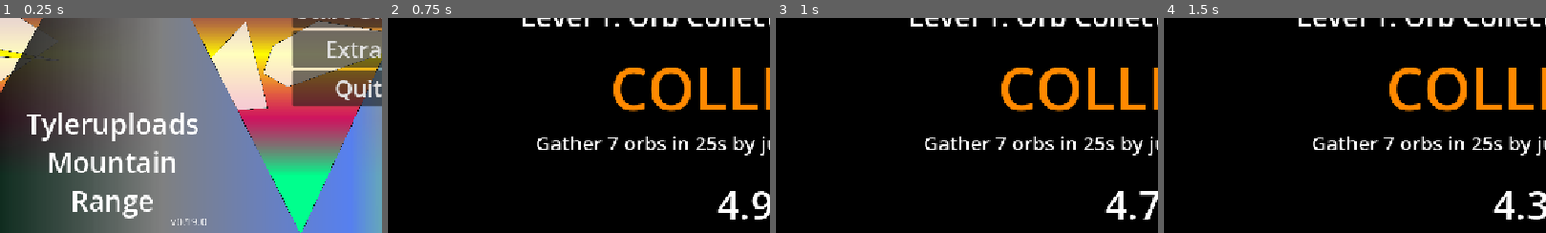
Above: before the commit, frames 1-4 (left to right).
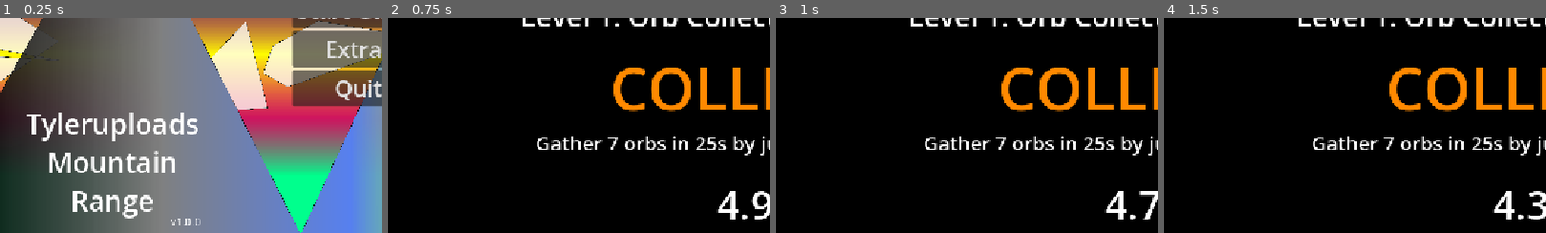
Above: after the commit, the same moments.

Repository: tyleruploads/code-ware
Game: Godot game, scene res://Scenes/other/title_screen.tscn
Two runs of this game, one before a commit and one after it. Both use one fixed random seed, a clock stepped at 60 frames per second and the inputs below.
Inputs (mouse positions are % of the whole screen's width and height, from its top left):
- Up to frame 1 (0.25 s): no input
- Up to frame 2 (0.75 s): click "Start Game" at 0.5 s
- Up to frame 3 (1 s): no input
- Up to frame 4 (1.5 s): tap Enter (ui_accept) at 1.25 s; move the mouse to (72, 45) at 1.27 s; hold Right (move_right) from 1.28 s (still down); tap I at 1.35 s; click (72, 45) at 1.42 s
The pictures show only the part of the screen within x 4-54%, y 49-99%; the shares and areas given below are measured in that part.

The runs differ from the first frame. In frame 1, 0.1% of the frame differs, in the area x 46-54%, y 93-97%; in frame 2, nothing differs; in frame 3, nothing differs; in frame 4, nothing differs.

Commit message:
Bump version to v1.0.0

Diff:
--- /dev/null
+++ b/src/Scenes/other/global_sounds.tscn
@@ -0,0 +1,9 @@
+[gd_scene format=3 uid="uid://cp82iguyu4a3c"]
+
+[ext_resource type="AudioStream" uid="uid://divb3rmxpm11d" path="res://third-party-assets/sounds/timer-ticking.wav" id="1_iyev5"]
+
+[node name="GlobalSounds" type="Node2D" unique_id=1629814579]
+
+[node name="AudioStreamPlayer2D" type="AudioStreamPlayer2D" parent="." unique_id=817672047]
+stream = ExtResource("1_iyev5")
+volume_db = -20.0
--- a/src/project.godot
+++ b/src/project.godot
@@ -11,7 +11,7 @@
 [application]
 
 config/name="Code Ware"
-config/version="v0.19.0"
+config/version="v1.0.0"
 run/main_scene="uid://c8k6x4bhacx4u"
 config/features=PackedStringArray("4.7", "GL Compatibility")
 config/icon="uid://c0uhhxkx5vfjt"
